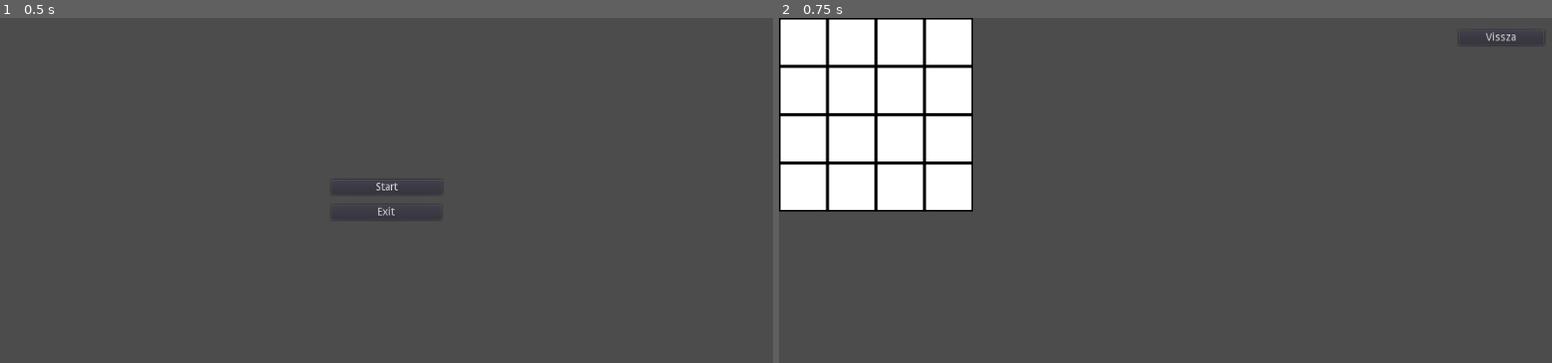
Above: before the commit, frames 1-2 (left to right).
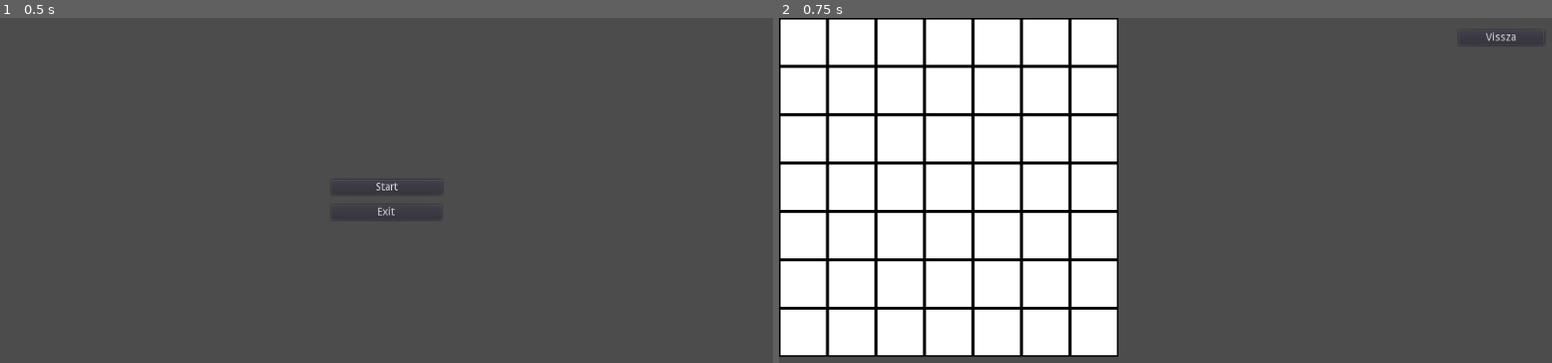
Above: after the commit, the same moments.

Repository: Gellifree/DigItAround
Game: Godot game, scene res://Scenes & Scripts/Main.tscn
Same seed, same stepped clock (60 frames per second), same inputs: the game is played once before the commit and once after it.
Inputs:
- Up to frame 1 (0.5 s): no input
- Up to frame 2 (0.75 s): click "Start" at 0.5 s

Frame 1 is identical in both runs. In frame 2, 29% of the frame differs, in the area x 0-44%, y 0-99%.

Commit message:
Szintkatikai hiba kijavítása (== helyett =) Minden első kattintás nagyobb területet fog felfedni, nincs lehetőségünk elsőre bombát találni

Diff:
--- a/GodotSweeper/Scenes & Scripts/PlayGroundScene.gd
+++ b/GodotSweeper/Scenes & Scripts/PlayGroundScene.gd
@@ -24,7 +24,7 @@
 	for i in range(size):
 		for j in range(size):
 			var rnd = rngen.randf_range(0, 100)
-			if(rnd > 90):
+			if(rnd > 60):
 				map[i][j] = 1
 		print(map[i])
 
@@ -152,10 +152,10 @@
 # Called when the node enters the scene tree for the first time.
 func _ready():
 	#Töltsük ki a játékteret
-	setTileMap(4)
+	setTileMap(7)
 	#Hozzuk létre a pályát, ami tárolja hogy hol vannak a bombák
 
-	generateMap(4)
+	generateMap(7)
 	generateBombCount()
 	generateMarker()
 	#Reveal()
@@ -180,13 +180,14 @@
 		if(buttonState == 1 and alive == true):
 			print("Mouse click at: ", tile_index)
 			if(tile_index[0] >= 0 and tile_index[0] < len(map) and tile_index[1] >= 0 and tile_index[1] < len(map)):
-				print("Firstclick értéke: ",firstClick)
+				#print("Firstclick értéke: ",firstClick)
 				if(firstClick == 0):
 					map[tile_index[0]][tile_index[1]] = 0
-					print("map:",map[tile_index[0]][tile_index[1]])
+					#print("map:",map[tile_index[0]][tile_index[1]])
 					var validBorder = validBorders(tile_index)
-					for i in range(len(validBorder)):
-						map[validBorder[i][0]][validBorder[i][1]] == 0
+					print("list of validborders:",validBorder)
+					for border in validBorder:
+						map[border[0]][border[1]] = 0
 					firstClick += 1
 					generateBombCount()
 
